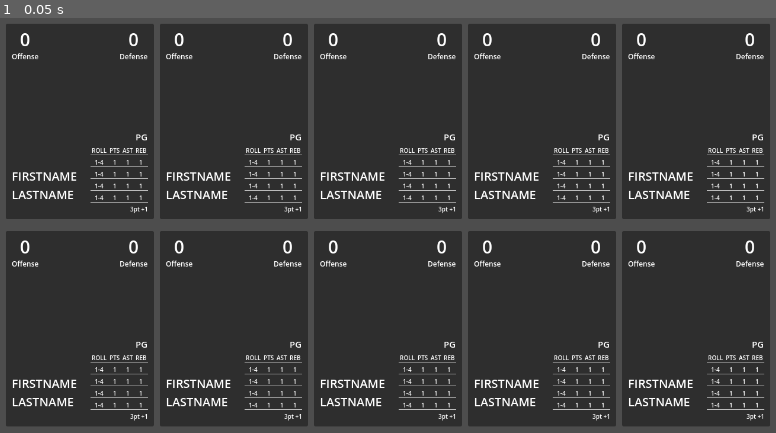
Above: before the commit, frame 1.
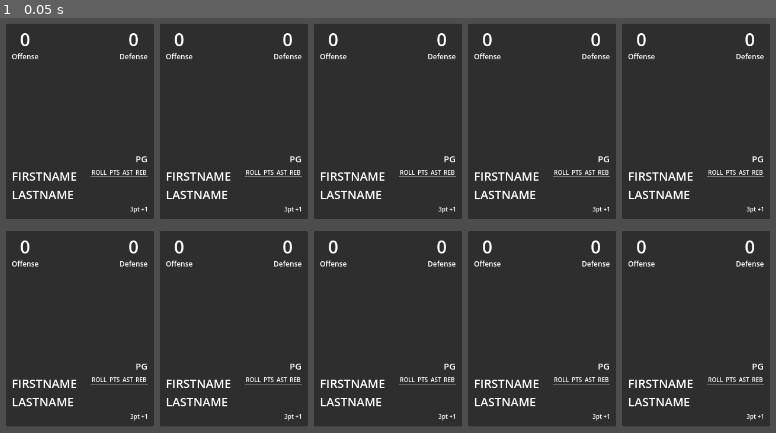
Above: after the commit, the same moment.

Repository: david8zhang/basketball-card-game
Game: Godot game, scene res://scenes/Main.tscn
Two runs of this game, one before a commit and one after it. Both use one fixed random seed, a clock stepped at 60 frames per second and the inputs below.
Inputs:
- Up to frame 1 (0.05 s): no input

The runs differ from the first frame. In frame 1, 2.8% of the frame differs, in the area x 11-99%, y 27-95%.
Error after the commit: Invalid access to property or key 'offense' on a base object of type 'Nil'. (res://scripts/BallPlayerCard.gd:15)

Commit message:
added BallPlayerStats resource

Diff:
--- a/prefabs/BallPlayerCard.tscn
+++ b/prefabs/BallPlayerCard.tscn
@@ -6,14 +6,6 @@
 content_margin_left = 2.0
 content_margin_top = 1.0
 content_margin_right = 2.0
-content_margin_bottom = 1.0
-bg_color = Color(0.6, 0.6, 0.6, 0)
-border_width_bottom = 1
-
-[sub_resource type="StyleBoxFlat" id="StyleBoxFlat_giq3u"]
-content_margin_left = 1.0
-content_margin_top = 1.0
-content_margin_right = 1.0
 content_margin_bottom = 1.0
 bg_color = Color(0.6, 0.6, 0.6, 0)
 border_width_bottom = 1
@@ -54,6 +46,10 @@
 theme_override_constants/margin_top = 5
 theme_override_constants/margin_right = 10
 theme_override_constants/margin_bottom = 10
+
+[node name="TextureRect" type="TextureRect" parent="Panel/MarginContainer"]
+layout_mode = 2
+size_flags_vertical = 3
 
 [node name="VBoxContainer" type="VBoxContainer" parent="Panel/MarginContainer"]
 layout_mode = 2
@@ -102,11 +98,11 @@
 text = "Defense"
 horizontal_alignment = 1
 
-[node name="TextureRect" type="TextureRect" parent="Panel/MarginContainer/VBoxContainer"]
+[node name="Control" type="Control" parent="Panel/MarginContainer/VBoxContainer"]
 layout_mode = 2
 size_flags_vertical = 3
 
-[node name="3PointBonus2" type="Label" parent="Panel/MarginContainer/VBoxContainer"]
+[node name="Position" type="Label" parent="Panel/MarginContainer/VBoxContainer"]
 layout_mode = 2
 size_flags_horizontal = 8
 size_flags_vertical = 8
@@ -180,183 +176,7 @@
 text = "REB"
 horizontal_alignment = 1
 
-[node name="Row1Col1" type="PanelContainer" parent="Panel/MarginContainer/VBoxContainer/HBoxContainer2/VBoxContainer/GridContainer"]
-layout_mode = 2
-theme_override_styles/panel = SubResource("StyleBoxFlat_giq3u")
-
-[node name="RollRange" type="Label" parent="Panel/MarginContainer/VBoxContainer/HBoxContainer2/VBoxContainer/GridContainer/Row1Col1"]
-layout_mode = 2
-size_flags_horizontal = 4
-theme_override_font_sizes/font_size = 10
-text = "1-4"
-horizontal_alignment = 1
-
-[node name="Row1Col2" type="PanelContainer" parent="Panel/MarginContainer/VBoxContainer/HBoxContainer2/VBoxContainer/GridContainer"]
-layout_mode = 2
-theme_override_styles/panel = SubResource("StyleBoxFlat_giq3u")
-
-[node name="Points" type="Label" parent="Panel/MarginContainer/VBoxContainer/HBoxContainer2/VBoxContainer/GridContainer/Row1Col2"]
-layout_mode = 2
-size_flags_horizontal = 4
-theme_override_font_sizes/font_size = 10
-text = "1"
-horizontal_alignment = 1
-
-[node name="Row1Col3" type="PanelContainer" parent="Panel/MarginContainer/VBoxContainer/HBoxContainer2/VBoxContainer/GridContainer"]
-layout_mode = 2
-theme_override_styles/panel = SubResource("StyleBoxFlat_giq3u")
-
-[node name="Assists" type="Label" parent="Panel/MarginContainer/VBoxContainer/HBoxContainer2/VBoxContainer/GridContainer/Row1Col3"]
-layout_mode = 2
-size_flags_horizontal = 4
-theme_override_font_sizes/font_size = 10
-text = "1"
-horizontal_alignment = 1
-
-[node name="Row1Col4" type="PanelContainer" parent="Panel/MarginContainer/VBoxContainer/HBoxContainer2/VBoxContainer/GridContainer"]
-layout_mode = 2
-theme_override_styles/panel = SubResource("StyleBoxFlat_giq3u")
-
-[node name="Rebounds" type="Label" parent="Panel/MarginContainer/VBoxContainer/HBoxContainer2/VBoxContainer/GridContainer/Row1Col4"]
-layout_mode = 2
-size_flags_horizontal = 4
-theme_override_font_sizes/font_size = 10
-text = "1"
-horizontal_alignment = 1
-
-[node name="Row2Col1" type="PanelContainer" parent="Panel/MarginContainer/VBoxContainer/HBoxContainer2/VBoxContainer/GridContainer"]
-layout_mode = 2
-theme_override_styles/panel = SubResource("StyleBoxFlat_giq3u")
-
-[node name="RollRange" type="Label" parent="Panel/MarginContainer/VBoxContainer/HBoxContainer2/VBoxContainer/GridContainer/Row2Col1"]
-layout_mode = 2
-size_flags_horizontal = 4
-theme_override_font_sizes/font_size = 10
-text = "1-4"
-horizontal_alignment = 1
-
-[node name="Row2Col2" type="PanelContainer" parent="Panel/MarginContainer/VBoxContainer/HBoxContainer2/VBoxContainer/GridContainer"]
-layout_mode = 2
-theme_override_styles/panel = SubResource("StyleBoxFlat_giq3u")
-
-[node name="Points" type="Label" parent="Panel/MarginContainer/VBoxContainer/HBoxContainer2/VBoxContainer/GridContainer/Row2Col2"]
-layout_mode = 2
-size_flags_horizontal = 4
-theme_override_font_sizes/font_size = 10
-text = "1"
-horizontal_alignment = 1
-
-[node name="Row2Col3" type="PanelContainer" parent="Panel/MarginContainer/VBoxContainer/HBoxContainer2/VBoxContainer/GridContainer"]
-layout_mode = 2
-theme_override_styles/panel = SubResource("StyleBoxFlat_giq3u")
-
-[node name="Assists" type="Label" parent="Panel/MarginContainer/VBoxContainer/HBoxContainer2/VBoxContainer/GridContainer/Row2Col3"]
-layout_mode = 2
-size_flags_horizontal = 4
-theme_override_font_sizes/font_size = 10
-text = "1"
-horizontal_alignment = 1
-
-[node name="Row2Col4" type="PanelContainer" parent="Panel/MarginContainer/VBoxContainer/HBoxContainer2/VBoxContainer/GridContainer"]
-layout_mode = 2
-theme_override_styles/panel = SubResource("StyleBoxFlat_giq3u")
-
-[node name="Rebounds" type="Label" parent="Panel/MarginContainer/VBoxContainer/HBoxContainer2/VBoxContainer/GridContainer/Row2Col4"]
-layout_mode = 2
-size_flags_horizontal = 4
-theme_override_font_sizes/font_size = 10
-text = "1"
-horizontal_alignment = 1
-
-[node name="Row3Col1" type="PanelContainer" parent="Panel/MarginContainer/VBoxContainer/HBoxContainer2/VBoxContainer/GridContainer"]
-layout_mode = 2
-theme_override_styles/panel = SubResource("StyleBoxFlat_giq3u")
-
-[node name="RollRange" type="Label" parent="Panel/MarginContainer/VBoxContainer/HBoxContainer2/VBoxContainer/GridContainer/Row3Col1"]
-layout_mode = 2
-size_flags_horizontal = 4
-theme_override_font_sizes/font_size = 10
-text = "1-4"
-horizontal_alignment = 1
-
-[node name="Row3Col2" type="PanelContainer" parent="Panel/MarginContainer/VBoxContainer/HBoxContainer2/VBoxContainer/GridContainer"]
-layout_mode = 2
-theme_override_styles/panel = SubResource("StyleBoxFlat_giq3u")
-
-[node name="Points" type="Label" parent="Panel/MarginContainer/VBoxContainer/HBoxContainer2/VBoxContainer/GridContainer/Row3Col2"]
-layout_mode = 2
-size_flags_horizontal = 4
-theme_override_font_sizes/font_size = 10
-text = "1"
-horizontal_alignment = 1
-
-[node name="Row3Col3" type="PanelContainer" parent="Panel/MarginContainer/VBoxContainer/HBoxContainer2/VBoxContainer/GridContainer"]
-layout_mode = 2
-theme_override_styles/panel = SubResource("StyleBoxFlat_giq3u")
-
-[node name="Assists" type="Label" parent="Panel/MarginContainer/VBoxContainer/HBoxContainer2/VBoxContainer/GridContainer/Row3Col3"]
-layout_mode = 2
-size_flags_horizontal = 4
-theme_override_font_sizes/font_size = 10
-text = "1"
-horizontal_alignment = 1
-
-[node name="Row3Col4" type="PanelContainer" parent="Panel/MarginContainer/VBoxContainer/HBoxContainer2/VBoxContainer/GridContainer"]
-layout_mode = 2
-theme_override_styles/panel = SubResource("StyleBoxFlat_giq3u")
-
-[node name="Rebounds" type="Label" parent="Panel/MarginContainer/VBoxContainer/HBoxContainer2/VBoxContainer/GridContainer/Row3Col4"]
-layout_mode = 2
-size_flags_horizontal = 4
-theme_override_font_sizes/font_size = 10
-text = "1"
-horizontal_alignment = 1
-
-[node name="Row3Col5" type="PanelContainer" parent="Panel/MarginContainer/VBoxContainer/HBoxContainer2/VBoxContainer/GridContainer"]
-layout_mode = 2
-theme_override_styles/panel = SubResource("StyleBoxFlat_giq3u")
-
-[node name="RollRange" type="Label" parent="Panel/MarginContainer/VBoxContainer/HBoxContainer2/VBoxContainer/GridContainer/Row3Col5"]
-layout_mode = 2
-size_flags_horizontal = 4
-theme_override_font_sizes/font_size = 10
-text = "1-4"
-horizontal_alignment = 1
-
-[node name="Row3Col6" type="PanelContainer" parent="Panel/MarginContainer/VBoxContainer/HBoxContainer2/VBoxContainer/GridContainer"]
-layout_mode = 2
-theme_override_styles/panel = SubResource("StyleBoxFlat_giq3u")
-
-[node name="Points" type="Label" parent="Panel/MarginContainer/VBoxContainer/HBoxContainer2/VBoxContainer/GridContainer/Row3Col6"]
-layout_mode = 2
-size_flags_horizontal = 4
-theme_override_font_sizes/font_size = 10
-text = "1"
-horizontal_alignment = 1
-
-[node name="Row3Col7" type="PanelContainer" parent="Panel/MarginContainer/VBoxContainer/HBoxContainer2/VBoxContainer/GridContainer"]
-layout_mode = 2
-theme_override_styles/panel = SubResource("StyleBoxFlat_giq3u")
-
-[node name="Assists" type="Label" parent="Panel/MarginContainer/VBoxContainer/HBoxContainer2/VBoxContainer/GridContainer/Row3Col7"]
-layout_mode = 2
-size_flags_horizontal = 4
-theme_override_font_sizes/font_size = 10
-text = "1"
-horizontal_alignment = 1
-
-[node name="Row3Col8" type="PanelContainer" parent="Panel/MarginContainer/VBoxContainer/HBoxContainer2/VBoxContainer/GridContainer"]
-layout_mode = 2
-theme_override_styles/panel = SubResource("StyleBoxFlat_giq3u")
-
-[node name="Rebounds" type="Label" parent="Panel/MarginContainer/VBoxContainer/HBoxContainer2/VBoxContainer/GridContainer/Row3Col8"]
-layout_mode = 2
-size_flags_horizontal = 4
-theme_override_font_sizes/font_size = 10
-text = "1"
-horizontal_alignment = 1
-
-[node name="3PointBonus" type="Label" parent="Panel/MarginContainer/VBoxContainer"]
+[node name="ThreePointBonus" type="Label" parent="Panel/MarginContainer/VBoxContainer"]
 layout_mode = 2
 size_flags_horizontal = 8
 size_flags_vertical = 8
--- /dev/null
+++ b/prefabs/TableValue.tscn
@@ -0,0 +1,25 @@
+[gd_scene load_steps=3 format=3 uid="uid://cgpent6asbq6b"]
+
+[ext_resource type="StyleBox" uid="uid://c1arcj6lbqfdf" path="res://styles/RowTableValueStyle.tres" id="1_fquiw"]
+[ext_resource type="Script" path="res://scripts/TableValue.gd" id="2_f8nlp"]
+
+[node name="TableValue" type="PanelContainer"]
+anchors_preset = 8
+anchor_left = 0.5
+anchor_top = 0.5
+anchor_right = 0.5
+anchor_bottom = 0.5
+offset_left = -8.5
+offset_top = -9.5
+offset_right = 8.5
+offset_bottom = 9.5
+grow_horizontal = 2
+grow_vertical = 2
+theme_override_styles/panel = ExtResource("1_fquiw")
+script = ExtResource("2_f8nlp")
+
+[node name="Label" type="Label" parent="."]
+layout_mode = 2
+theme_override_font_sizes/font_size = 10
+text = "1-4"
+horizontal_alignment = 1
--- a/scripts/BallPlayerCard.gd
+++ b/scripts/BallPlayerCard.gd
@@ -4,3 +4,34 @@
 @onready var offense_value = $Panel/MarginContainer/VBoxContainer/HBoxContainer/Offense/OffenseValue as Label
 @onready var defense_value = $Panel/MarginContainer/VBoxContainer/HBoxContainer/Defense/DefenseValue as Label
 @onready var player_name = $Panel/MarginContainer/VBoxContainer/HboxContainer2/PlayerName as Label
+@onready var player_position = $Panel/MarginContainer/VBoxContainer/Position as Label
+@onready var three_point_bonus = $Panel/MarginContainer/VBoxContainer/ThreePointBonus as Label
+@onready var roll_table = $Panel/MarginContainer/VBoxContainer/HBoxContainer2/VBoxContainer/GridContainer as GridContainer
+
+@export var roll_table_value_scene: PackedScene
+@export var ball_player_stats: BallPlayerStats
+
+func _ready():
+  offense_value.text = str(ball_player_stats.offense)
+  defense_value.text = str(ball_player_stats.defense)
+  player_name.text = str(ball_player_stats.player_name)
+  player_position.text = convert_positions_to_string(ball_player_stats.positions)
+  three_point_bonus.text = str(ball_player_stats.three_point_bonus)
+
+  for row in ball_player_stats.roll_table:
+    var table_row = row as RollTableRow
+    var roll_range = roll_table_value_scene.instantiate() as TableValue
+    var points_value = roll_table_value_scene.instantiate() as TableValue
+    var assists_value = roll_table_value_scene.instantiate() as TableValue
+    var rebounds_value = roll_table_value_scene.instantiate() as TableValue
+
+    roll_range.label.text = str(table_row.low) + "-" + str(table_row.high)
+    points_value.label.text = str(table_row.points)
+    assists_value.label.text = str(table_row.assists)
+    rebounds_value.label.text = str(table_row.rebounds)
+
+
+func convert_positions_to_string(positions: Array[BallPlayerStats.PlayerPosition]):
+  var player_position_name_mapping = ["PG", "SG", "SF", "PF", "C"]
+  var position_names = positions.map(func(p): return player_position_name_mapping[int(p)])
+  return "/".join(position_names)
--- /dev/null
+++ b/scripts/BallPlayerStats.gd
@@ -0,0 +1,14 @@
+class_name BallPlayerStats
+extends Resource
+
+enum PlayerPosition { PG, SG, SF, PF, C }
+
+@export_group("Attributes")
+@export var offense := 0
+@export var defense := 0
+@export var positions: Array[PlayerPosition] = []
+@export var player_name := ""
+@export var three_point_bonus := 0
+
+@export_group("RollTable")
+@export var roll_table: Array[RollTableRow] = []
--- /dev/null
+++ b/scripts/RollTableRow.gd
@@ -0,0 +1,8 @@
+class_name RollTableRow
+extends Resource
+
+@export var low := 0
+@export var high := 0
+@export var points := 0
+@export var assists := 0
+@export var rebounds := 0
--- /dev/null
+++ b/scripts/TableValue.gd
@@ -0,0 +1,4 @@
+class_name TableValue
+extends PanelContainer
+
+@onready var label = $Label as Label
--- /dev/null
+++ b/styles/RowTableValueStyle.tres
@@ -0,0 +1,9 @@
+[gd_resource type="StyleBoxFlat" format=3 uid="uid://c1arcj6lbqfdf"]
+
+[resource]
+content_margin_left = 1.0
+content_margin_top = 1.0
+content_margin_right = 1.0
+content_margin_bottom = 1.0
+bg_color = Color(0.6, 0.6, 0.6, 0)
+border_width_bottom = 1
Not shown: 1 places in prefabs/BallPlayerCard.tscn that only renumber resources
